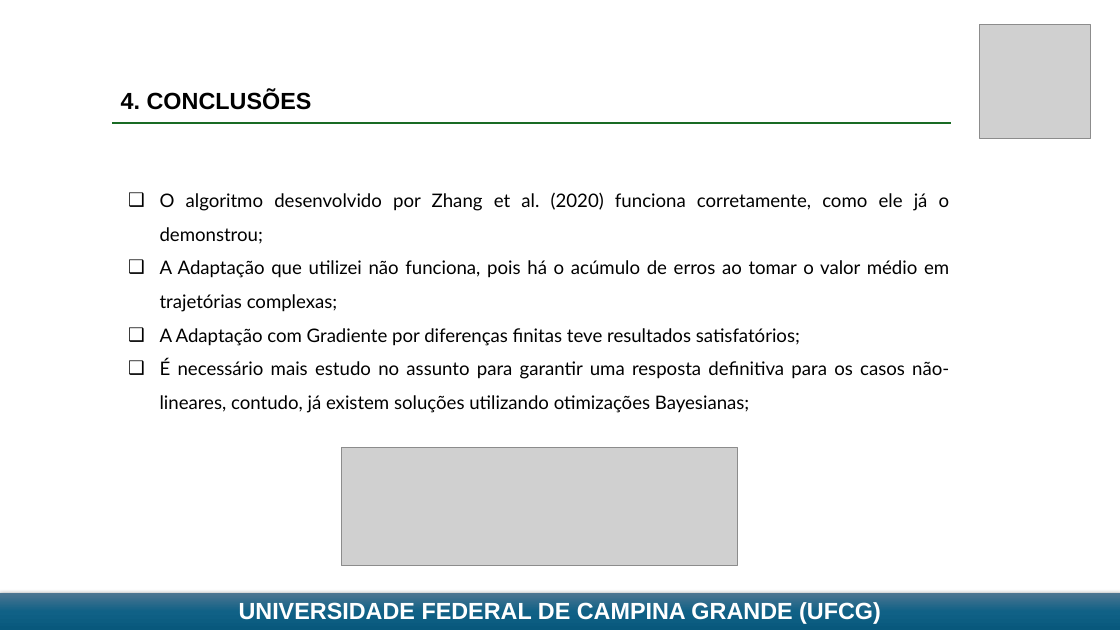
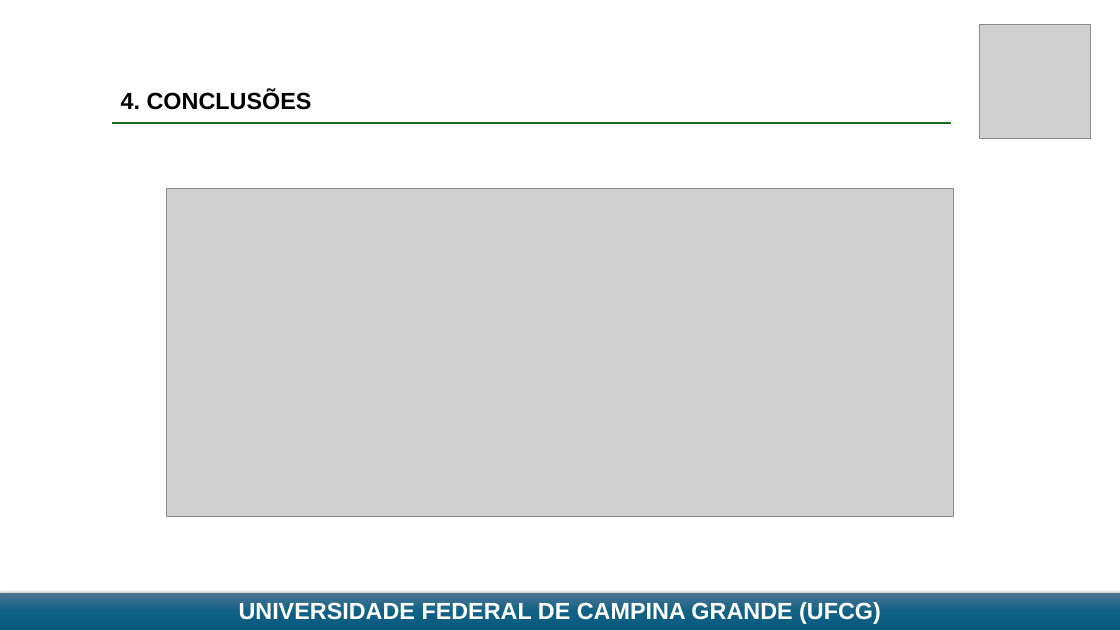
Before and after one commit to SauloJose/SistemasInteligentes2026, a slide deck: slide 21 of Atividade 3 - Identificação de Falhas/Apresentação 3 - FALTAS - Saulo.pptx (slide 7 before the commit). Drawn at 1120x630 pixels with LibreOffice and Linux fonts; fonts in the diff are those of the drawing; grey boxes stand for pictures. Boxes give left, top, right and bottom in pixels: in the first picture for what was removed or moved away, otherwise in the second. Text is boxed around its words. In the diff, an @@ line names an element or a change of style, - is before the commit and + after.

```diff
--- a/Atividade 3 - Identificação de Falhas/Apresentação 3 - FALTAS - Saulo.pptx
+++ b/Atividade 3 - Identificação de Falhas/Apresentação 3 - FALTAS - Saulo.pptx
@@ text removed at <box>160,192,950,413</box> @@
-❑ O algoritmo desenvolvido por Zhang et al. (2020) funciona corretamente, como ele já o demonstrou;
-❑ A Adaptação que utilizei não funciona, pois há o acúmulo de erros ao tomar o valor médio em trajetórias complexas;
-❑ A Adaptação com Gradiente por diferenças finitas teve resultados satisfatórios;
-❑ É necessário mais estudo no assunto para garantir uma resposta definitiva para os casos não-lineares, contudo, já existem soluções utilizando otimizações Bayesianas;
@@ picture added at <box>166,188,954,516</box> @@
@@ picture removed at <box>341,448,737,566</box> @@
```
Also in this commit, not shown: 7 other slides changed, 15 slides added, 7 other files.
